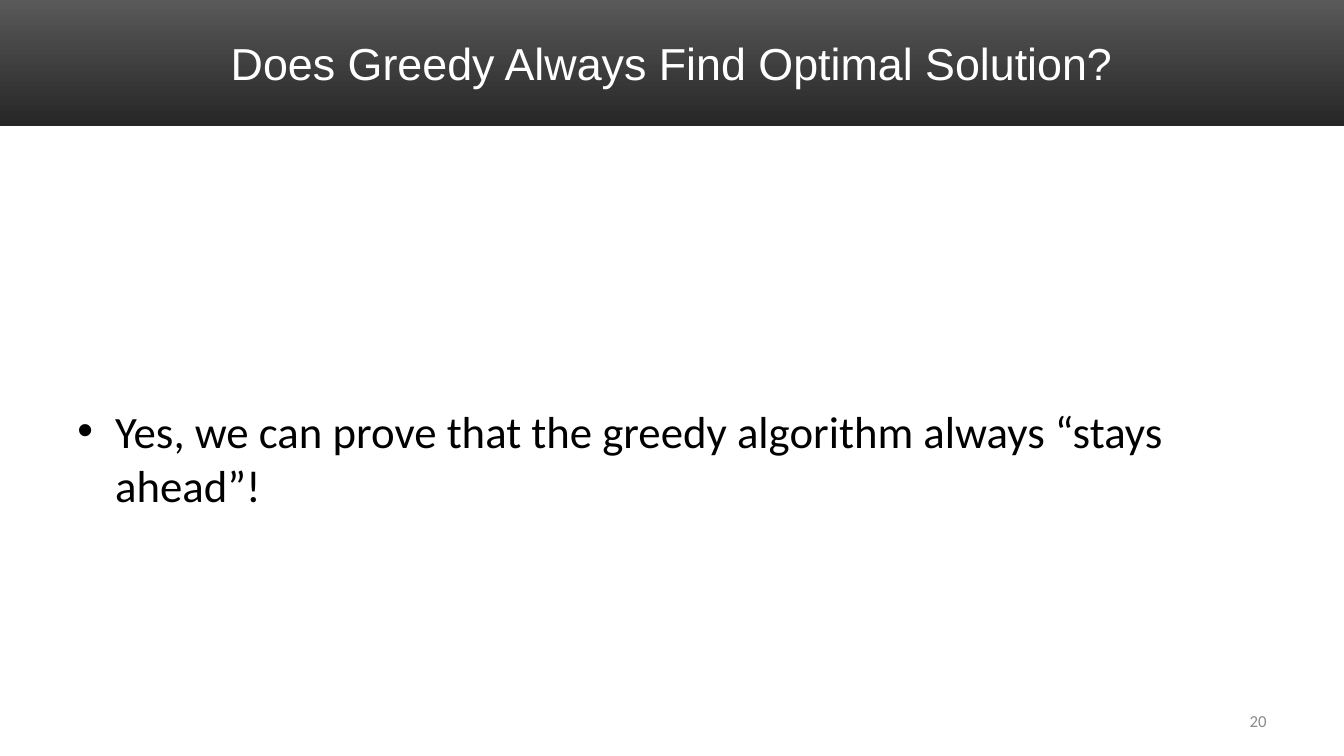
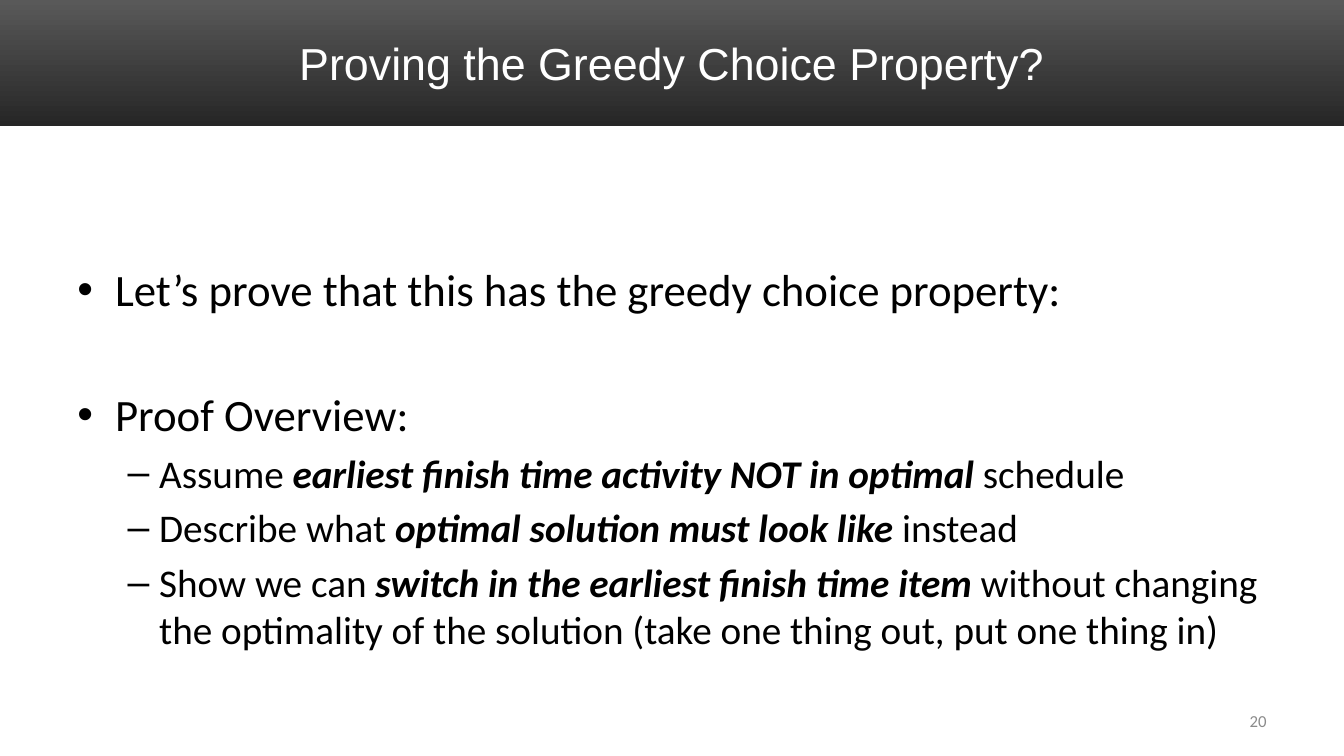
Before and after one commit to markfloryan/dsa2, a slide deck: slide 20 of slides/04-ActivitySelect.pptx. Drawn at 1344x756 pixels with LibreOffice and Linux fonts; fonts in the diff are those of the drawing. Boxes give left, top, right and bottom in pixels: in the first picture for what was removed or moved away, otherwise in the second. Text is boxed around its words. In the diff, an @@ line names an element or a change of style, - is before the commit and + after.

Commit message:
updated proof on activity select slides

```diff
--- a/slides/04-ActivitySelect.pptx
+++ b/slides/04-ActivitySelect.pptx
@@ title at <box>299,47,1043,89</box>: text changed @@
-Does Greedy Always Find Optimal Solution?
+Proving the Greedy Choice Property?
@@ text at <box>115,274,1258,651</box>: text changed; size 32 to 28 pt @@
-• Yes, we can prove that the greedy algorithm always “stays ahead”!
+• Let’s prove that this has the greedy choice property:
+• Proof Overview:
+  – Assume earliest finish time activity NOT in optimal schedule
+  – Describe what optimal solution must look like instead
+  – Show we can switch in the earliest finish time item without changing the optimality of the solution (take one thing out, put one thing in)
```
Also in this commit, not shown: 5 other slides changed, 1 slide removed, 2 other files.
